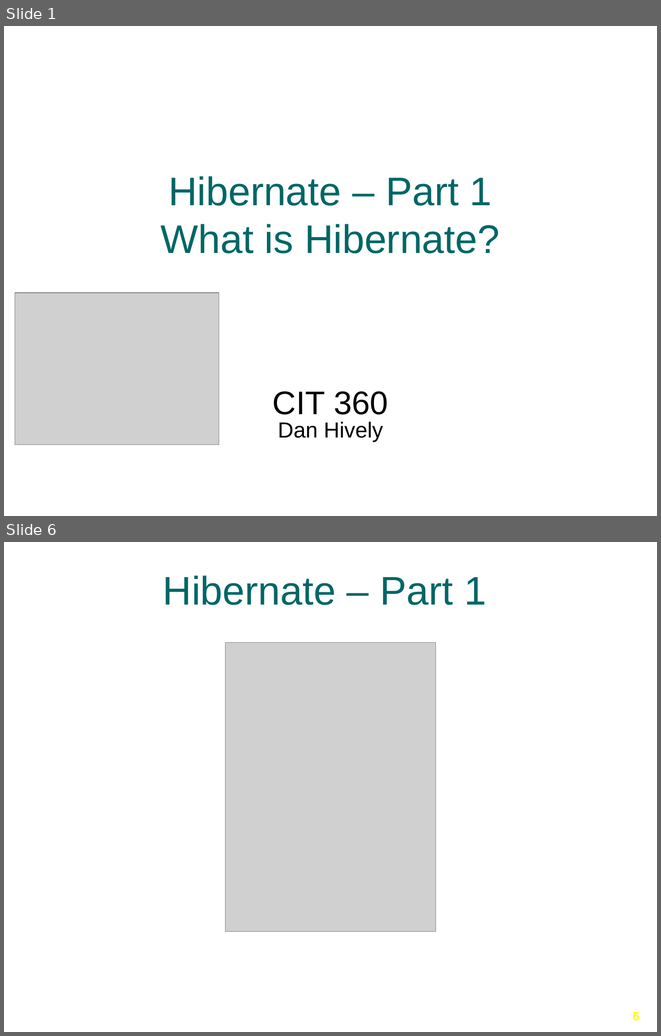
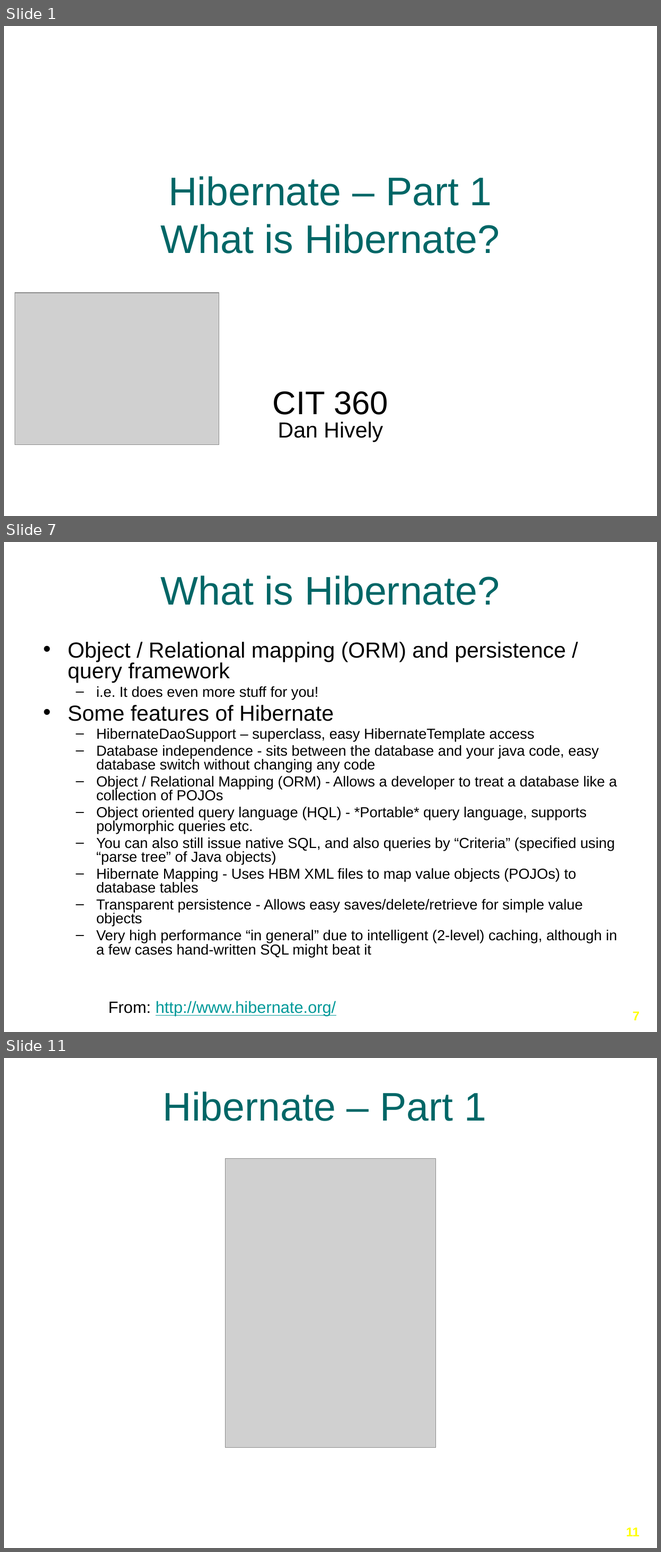
Before and after one commit to Ansilacerda/CIT360-Portfolio, a slide deck: Presentations/Hibernate/Hibernate-Part-1.pptx. Shown one above the other, each under a label of ours: slides 1 and 6 before the commit, slides 1, 7 and 11 after it; the slides between them are not shown. The pictures are 661x1036 and 661x1552 pixels, drawn with LibreOffice and Linux fonts; fonts in the diff are those of the drawing; grey boxes stand for pictures; background and template pictures are left out. Boxes give left, top, right and bottom in pixels: in the first picture for what was removed or moved away, otherwise in the second. Text is boxed around its words. In the diff, an @@ line names an element or a change of style, - is before the commit and + after.

```diff
--- a/Presentations/Hibernate/Hibernate-Part-1.pptx
+++ b/Presentations/Hibernate/Hibernate-Part-1.pptx
@@ slide 7 added at [4, 542, 657, 1032], background picture (left out) @@
@@ title added at [161, 575, 500, 605], 44 pt, text #006666 @@
+What is Hibernate?
@@ text added at [68, 642, 617, 957], 16 pt, text #000000 @@
+• Object / Relational mapping (ORM) and persistence / query framework
+  – i.e. It does even more stuff for you!
+• Some features of Hibernate
+  – HibernateDaoSupport – superclass, easy HibernateTemplate access
+  – Database independence - sits between the database and your java code, easy database switch without changing any code
+  – Object / Relational Mapping (ORM) - Allows a developer to treat a database like a collection of POJOs
+  – Object oriented query language (HQL) - *Portable* query language, supports polymorphic queries etc.
+  – You can also still issue native SQL, and also queries by “Criteria” (specified using “parse tree” of Java objects)
+  – Hibernate Mapping - Uses HBM XML files to map value objects (POJOs) to database tables
+  – Transparent persistence - Allows easy saves/delete/retrieve for simple value objects
+  – Very high performance “in general” due to intelligent (2-level) caching, although in a few cases hand-written SQL might beat it
@@ text added at [108, 1000, 336, 1016], 18 pt, text #009999, underline @@
+From: http://www.hibernate.org/
@@ page number added at [633, 1011, 639, 1020], 14 pt, text #FFFF00, bold @@
+7
@@ what was slide 6 is now slide 11 @@
@@ page number at [626, 1527, 639, 1536]: text changed @@
-6
+11
```
Also in this commit, not shown: 3 slides changed, 5 other slides added, 1 slide removed.
